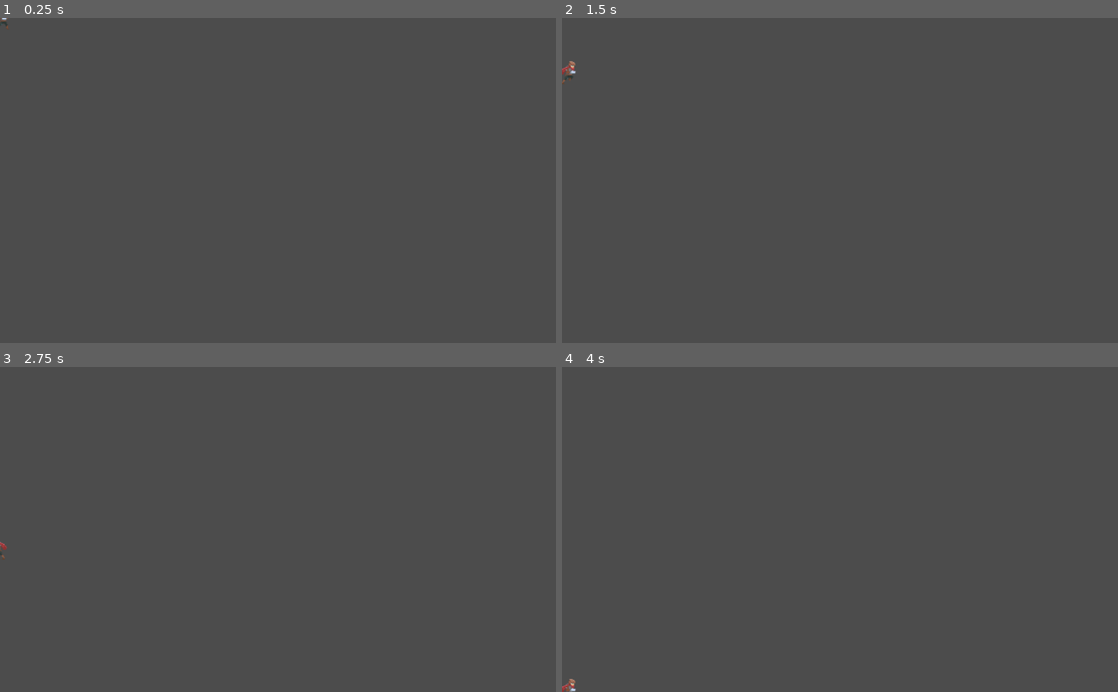
Above: before the commit, frames 1-4 (two rows, left to right).
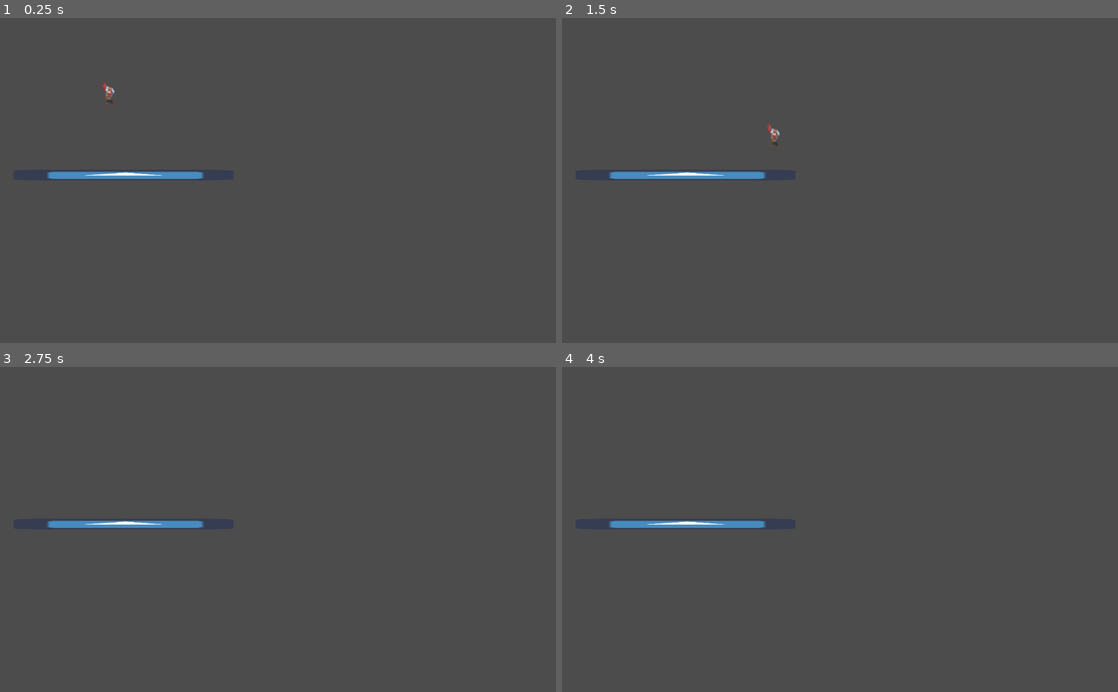
Above: after the commit, the same moments.

Repository: ztd12/GodotGrapple
Game: Godot game, scene res://Scenes/Main.tscn
Two runs of this game, one before a commit and one after it. Both use one fixed random seed, a clock stepped at 60 frames per second and the inputs below. Before the commit the project starts from res://Player.tscn. The engine's default icon, where the game draws it, is replaced by a stand-in: a white triangle on a blue panel in a dark square.
Inputs:
- Up to frame 1 (0.25 s): no input
- Up to frame 2 (1.5 s): hold Space (attack) 0.53-1.28 s; hold D (move_right) from 0.53 s (still down); tap W (jump) at 0.77, 0.8, 1.07, 1.35 s
- Up to frame 3 (2.75 s): tap W (jump) at 1.52, 1.82, 2.3 s; tap Space (attack) at 1.55 s; release D (move_right) at 2.03 s; hold A (move_left) from 2.03 s (still down); hold Space (attack) from 2.03 s (still down)
- Up to frame 4 (4 s): release A (move_left) at 2.78 s; release Space (attack) at 2.78 s; hold D (move_right) from 2.78 s (still down); tap Space (attack) at 2.85 s; tap W (jump) at 3.02, 3.32 s; hold W (jump) from 3.53 s (still down)

The runs differ from the first frame. In frame 1, 0.7% of the frame differs, in the area x 0-37%, y 0-50%; in frame 2, 0.8%, in the area x 0-40%, y 13-50%; in frame 3, 0.7%; in frame 4, 0.7%.

Commit message:
Player Movement V1
Still trying to implement some extra features

Diff:
--- a/Main.tscn
+++ /dev/null
@@ -1,6 +0,0 @@
-[gd_scene load_steps=2 format=2]
-
-[ext_resource path="res://deletethislater.gd" type="Script" id=1]
-
-[node name="Main" type="Node"]
-script = ExtResource( 1 )
--- a/Player.gd
+++ /dev/null
@@ -1,40 +0,0 @@
-extends RigidBody2D
-
-
-# Declare member variables here. Examples:
-export var speed = 400
-var screen_size
-
-
-# Called when the node enters the scene tree for the first time.
-func _ready():
-	screen_size = get_viewport_rect().size
-
-
-
-# Called every frame. 'delta' is the elapsed time since the previous frame.
-func _process(delta):
-	var velocity = Vector2.ZERO
-	if Input.is_action_pressed("move_right"):
-		velocity.x += 1
-	if Input.is_action_pressed("move_left"):
-		velocity.x -= 1
-	if Input.is_action_pressed("jump"):
-		$AnimatedSprite.animation = "jump"
-	if Input.is_action_pressed("attack"):
-		$AnimatedSprite.animation = "fight"
-
-	if velocity.length() > 0:
-		velocity = velocity.normalized() *speed
-		$AnimatedSprite.play()
-	else:
-		$AnimatedSprite.stop()
-
-	position += velocity * delta
-	position.x = clamp(position.x, 0, screen_size.x)
-	position.y = clamp(position.y, 0, screen_size.y)
-
-	if velocity.x != 0:
-		$AnimatedSprite.animation = "run"
-		$AnimatedSprite.flip_v = false
-		$AnimatedSprite.flip_h = velocity.x < 0
--- a/Player.tscn
+++ /dev/null
@@ -1,73 +0,0 @@
-[gd_scene load_steps=29 format=2]
-
-[ext_resource path="res://art/Individual Sprites/adventurer-attack1-00.png" type="Texture" id=1]
-[ext_resource path="res://art/Individual Sprites/adventurer-hurt-02.png" type="Texture" id=2]
-[ext_resource path="res://art/Individual Sprites/adventurer-hurt-00.png" type="Texture" id=3]
-[ext_resource path="res://art/Individual Sprites/adventurer-die-03.png" type="Texture" id=4]
-[ext_resource path="res://art/Individual Sprites/adventurer-die-05.png" type="Texture" id=5]
-[ext_resource path="res://art/Individual Sprites/adventurer-hurt-01.png" type="Texture" id=6]
-[ext_resource path="res://art/Individual Sprites/adventurer-die-06.png" type="Texture" id=7]
-[ext_resource path="res://art/Individual Sprites/adventurer-die-04.png" type="Texture" id=8]
-[ext_resource path="res://art/Individual Sprites/adventurer-jump-02.png" type="Texture" id=9]
-[ext_resource path="res://art/Individual Sprites/adventurer-run-05.png" type="Texture" id=10]
-[ext_resource path="res://art/Individual Sprites/adventurer-die-00.png" type="Texture" id=11]
-[ext_resource path="res://art/Individual Sprites/adventurer-die-01.png" type="Texture" id=12]
-[ext_resource path="res://art/Individual Sprites/adventurer-die-02.png" type="Texture" id=13]
-[ext_resource path="res://art/Individual Sprites/adventurer-attack1-04.png" type="Texture" id=14]
-[ext_resource path="res://art/Individual Sprites/adventurer-run-00.png" type="Texture" id=15]
-[ext_resource path="res://art/Individual Sprites/adventurer-jump-03.png" type="Texture" id=16]
-[ext_resource path="res://art/Individual Sprites/adventurer-run-01.png" type="Texture" id=17]
-[ext_resource path="res://art/Individual Sprites/adventurer-attack1-03.png" type="Texture" id=18]
-[ext_resource path="res://art/Individual Sprites/adventurer-jump-01.png" type="Texture" id=19]
-[ext_resource path="res://art/Individual Sprites/adventurer-attack1-01.png" type="Texture" id=20]
-[ext_resource path="res://art/Individual Sprites/adventurer-run-02.png" type="Texture" id=21]
-[ext_resource path="res://art/Individual Sprites/adventurer-attack1-02.png" type="Texture" id=22]
-[ext_resource path="res://art/Individual Sprites/adventurer-run-03.png" type="Texture" id=23]
-[ext_resource path="res://art/Individual Sprites/adventurer-run-04.png" type="Texture" id=24]
-[ext_resource path="res://art/Individual Sprites/adventurer-jump-00.png" type="Texture" id=25]
-[ext_resource path="res://Player.gd" type="Script" id=26]
-
-[sub_resource type="CapsuleShape2D" id=2]
-radius = 23.0
-height = 0.0
-
-[sub_resource type="SpriteFrames" id=1]
-animations = [ {
-"frames": [ ExtResource( 11 ), ExtResource( 12 ), ExtResource( 13 ), ExtResource( 4 ), ExtResource( 8 ), ExtResource( 5 ), ExtResource( 7 ) ],
-"loop": true,
-"name": "die",
-"speed": 5.0
-}, {
-"frames": [ ExtResource( 1 ), ExtResource( 20 ), ExtResource( 22 ), ExtResource( 18 ), ExtResource( 14 ) ],
-"loop": true,
-"name": "fight",
-"speed": 5.0
-}, {
-"frames": [ ExtResource( 3 ), ExtResource( 6 ), ExtResource( 2 ) ],
-"loop": true,
-"name": "hurt",
-"speed": 5.0
-}, {
-"frames": [ ExtResource( 25 ), ExtResource( 19 ), ExtResource( 9 ), ExtResource( 16 ) ],
-"loop": true,
-"name": "jump",
-"speed": 5.0
-}, {
-"frames": [ ExtResource( 15 ), ExtResource( 17 ), ExtResource( 21 ), ExtResource( 23 ), ExtResource( 24 ), ExtResource( 10 ) ],
-"loop": true,
-"name": "run",
-"speed": 5.0
-} ]
-
-[node name="Player" type="RigidBody2D"]
-script = ExtResource( 26 )
-
-[node name="CollisionShape2D" type="CollisionShape2D" parent="."]
-shape = SubResource( 2 )
-
-[node name="AnimatedSprite" type="AnimatedSprite" parent="."]
-position = Vector2( 1, -8 )
-scale = Vector2( 1.5, 1.5 )
-frames = SubResource( 1 )
-animation = "run"
-frame = 1
--- /dev/null
+++ b/Scenes/Main.tscn
@@ -0,0 +1,24 @@
+[gd_scene load_steps=4 format=2]
+
+[ext_resource path="res://icon.png" type="Texture" id=1]
+[ext_resource path="res://Scenes/Player.tscn" type="PackedScene" id=2]
+
+[sub_resource type="RectangleShape2D" id=1]
+extents = Vector2( 198.75, 9 )
+
+[node name="Main" type="Node2D"]
+
+[node name="Player" parent="." instance=ExtResource( 2 )]
+position = Vector2( 196, 69 )
+motion/sync_to_physics = false
+
+[node name="StaticBody2D" type="StaticBody2D" parent="."]
+
+[node name="Sprite" type="Sprite" parent="StaticBody2D"]
+position = Vector2( 227.75, 290 )
+scale = Vector2( 6.32031, 0.304687 )
+texture = ExtResource( 1 )
+
+[node name="CollisionShape2D" type="CollisionShape2D" parent="StaticBody2D"]
+position = Vector2( 230.25, 289 )
+shape = SubResource( 1 )
--- /dev/null
+++ b/Scenes/Player.tscn
@@ -0,0 +1,128 @@
+[gd_scene load_steps=49 format=2]
+
+[ext_resource path="res://Art/Individual Sprites/adventurer-attack2-03.png" type="Texture" id=1]
+[ext_resource path="res://art/Individual Sprites/adventurer-hurt-02.png" type="Texture" id=2]
+[ext_resource path="res://art/Individual Sprites/adventurer-hurt-00.png" type="Texture" id=3]
+[ext_resource path="res://art/Individual Sprites/adventurer-die-03.png" type="Texture" id=4]
+[ext_resource path="res://art/Individual Sprites/adventurer-die-05.png" type="Texture" id=5]
+[ext_resource path="res://art/Individual Sprites/adventurer-hurt-01.png" type="Texture" id=6]
+[ext_resource path="res://art/Individual Sprites/adventurer-die-06.png" type="Texture" id=7]
+[ext_resource path="res://art/Individual Sprites/adventurer-die-04.png" type="Texture" id=8]
+[ext_resource path="res://art/Individual Sprites/adventurer-jump-02.png" type="Texture" id=9]
+[ext_resource path="res://art/Individual Sprites/adventurer-run-05.png" type="Texture" id=10]
+[ext_resource path="res://art/Individual Sprites/adventurer-die-00.png" type="Texture" id=11]
+[ext_resource path="res://art/Individual Sprites/adventurer-die-01.png" type="Texture" id=12]
+[ext_resource path="res://art/Individual Sprites/adventurer-die-02.png" type="Texture" id=13]
+[ext_resource path="res://Art/Individual Sprites/adventurer-attack2-05.png" type="Texture" id=14]
+[ext_resource path="res://art/Individual Sprites/adventurer-run-00.png" type="Texture" id=15]
+[ext_resource path="res://art/Individual Sprites/adventurer-jump-03.png" type="Texture" id=16]
+[ext_resource path="res://art/Individual Sprites/adventurer-run-01.png" type="Texture" id=17]
+[ext_resource path="res://Art/Individual Sprites/adventurer-attack2-04.png" type="Texture" id=18]
+[ext_resource path="res://art/Individual Sprites/adventurer-jump-01.png" type="Texture" id=19]
+[ext_resource path="res://Art/Individual Sprites/adventurer-attack2-00.png" type="Texture" id=20]
+[ext_resource path="res://art/Individual Sprites/adventurer-run-02.png" type="Texture" id=21]
+[ext_resource path="res://Art/Individual Sprites/adventurer-attack2-01.png" type="Texture" id=22]
+[ext_resource path="res://art/Individual Sprites/adventurer-run-03.png" type="Texture" id=23]
+[ext_resource path="res://art/Individual Sprites/adventurer-run-04.png" type="Texture" id=24]
+[ext_resource path="res://art/Individual Sprites/adventurer-jump-00.png" type="Texture" id=25]
+[ext_resource path="res://Scripts/Player.gd" type="Script" id=26]
+[ext_resource path="res://Art/Individual Sprites/adventurer-idle-2-03.png" type="Texture" id=27]
+[ext_resource path="res://Art/Individual Sprites/adventurer-idle-2-01.png" type="Texture" id=28]
+[ext_resource path="res://Art/Individual Sprites/adventurer-idle-2-02.png" type="Texture" id=29]
+[ext_resource path="res://Art/Individual Sprites/adventurer-fall-00.png" type="Texture" id=30]
+[ext_resource path="res://Art/Individual Sprites/adventurer-fall-01.png" type="Texture" id=31]
+[ext_resource path="res://Art/Individual Sprites/adventurer-crouch-00.png" type="Texture" id=32]
+[ext_resource path="res://Art/Individual Sprites/adventurer-crouch-01.png" type="Texture" id=33]
+[ext_resource path="res://Art/Individual Sprites/adventurer-crouch-02.png" type="Texture" id=34]
+[ext_resource path="res://Art/Individual Sprites/adventurer-crouch-03.png" type="Texture" id=35]
+[ext_resource path="res://Art/Individual Sprites/adventurer-idle-2-00.png" type="Texture" id=36]
+[ext_resource path="res://Art/Individual Sprites/adventurer-attack2-02.png" type="Texture" id=37]
+[ext_resource path="res://Art/Individual Sprites/adventurer-slide-01.png" type="Texture" id=38]
+[ext_resource path="res://Art/Individual Sprites/adventurer-stand-00.png" type="Texture" id=39]
+[ext_resource path="res://Art/Individual Sprites/adventurer-smrslt-02.png" type="Texture" id=40]
+[ext_resource path="res://Art/Individual Sprites/adventurer-smrslt-01.png" type="Texture" id=41]
+[ext_resource path="res://Art/Individual Sprites/adventurer-smrslt-00.png" type="Texture" id=42]
+[ext_resource path="res://Art/Individual Sprites/adventurer-stand-02.png" type="Texture" id=43]
+[ext_resource path="res://Art/Individual Sprites/adventurer-slide-00.png" type="Texture" id=44]
+[ext_resource path="res://Art/Individual Sprites/adventurer-stand-01.png" type="Texture" id=45]
+[ext_resource path="res://Art/Individual Sprites/adventurer-smrslt-03.png" type="Texture" id=46]
+
+[sub_resource type="RectangleShape2D" id=2]
+extents = Vector2( 11, 21.5 )
+
+[sub_resource type="SpriteFrames" id=1]
+animations = [ {
+"frames": [ ExtResource( 32 ), ExtResource( 33 ), ExtResource( 34 ), ExtResource( 35 ) ],
+"loop": true,
+"name": "crouch",
+"speed": 5.0
+}, {
+"frames": [ ExtResource( 11 ), ExtResource( 12 ), ExtResource( 13 ), ExtResource( 4 ), ExtResource( 8 ), ExtResource( 5 ), ExtResource( 7 ) ],
+"loop": false,
+"name": "die",
+"speed": 5.0
+}, {
+"frames": [ ExtResource( 42 ), ExtResource( 41 ), ExtResource( 40 ), ExtResource( 46 ) ],
+"loop": false,
+"name": "dodge",
+"speed": 5.0
+}, {
+"frames": [ ExtResource( 30 ), ExtResource( 31 ) ],
+"loop": true,
+"name": "fall",
+"speed": 5.0
+}, {
+"frames": [ ExtResource( 20 ), ExtResource( 22 ), ExtResource( 37 ), ExtResource( 1 ), ExtResource( 18 ), ExtResource( 14 ) ],
+"loop": false,
+"name": "fight",
+"speed": 20.0
+}, {
+"frames": [ ExtResource( 3 ), ExtResource( 6 ), ExtResource( 2 ) ],
+"loop": false,
+"name": "hurt",
+"speed": 5.0
+}, {
+"frames": [ ExtResource( 36 ), ExtResource( 28 ), ExtResource( 29 ), ExtResource( 27 ) ],
+"loop": true,
+"name": "idle",
+"speed": 5.0
+}, {
+"frames": [ ExtResource( 25 ), ExtResource( 19 ), ExtResource( 9 ), ExtResource( 16 ) ],
+"loop": false,
+"name": "jump",
+"speed": 5.0
+}, {
+"frames": [ ExtResource( 15 ), ExtResource( 17 ), ExtResource( 21 ), ExtResource( 23 ), ExtResource( 24 ), ExtResource( 10 ) ],
+"loop": true,
+"name": "run",
+"speed": 5.0
+}, {
+"frames": [ ExtResource( 44 ), ExtResource( 38 ) ],
+"loop": true,
+"name": "slide",
+"speed": 5.0
+}, {
+"frames": [ ExtResource( 39 ), ExtResource( 45 ), ExtResource( 43 ) ],
+"loop": false,
+"name": "slide-to-stand",
+"speed": 5.0
+} ]
+
+[node name="Player" type="KinematicBody2D"]
+motion/sync_to_physics = true
+script = ExtResource( 26 )
+__meta__ = {
+"_edit_group_": true
+}
+
+[node name="CollisionShape2D" type="CollisionShape2D" parent="."]
+position = Vector2( 0, -3.5 )
+shape = SubResource( 2 )
+
+[node name="AnimatedSprite" type="AnimatedSprite" parent="."]
+position = Vector2( 1, -8.125 )
+scale = Vector2( 1.5, 1.50676 )
+frames = SubResource( 1 )
+animation = "slide-to-stand"
+frame = 2
+playing = true
--- /dev/null
+++ b/Scripts/Player.gd
@@ -0,0 +1,113 @@
+extends KinematicBody2D
+
+#2D Movement in Godot in Only 4 Minutes
+
+#if we add crouch and slide, we can change from crouch hitbox by using $crouch_hitbox.disabled() = true
+
+const UP_DIRECTION := Vector2.UP
+
+export var speed := 200.0
+export var jump_strength := 600.0
+export var maximum_jumps := 2
+export var double_jump_strength := 600.0
+export var gravity := 2500.0
+
+var _jumps_made := 0
+var _velocity := Vector2.ZERO
+
+func _physics_process(delta: float) -> void:
+	var _horizontal_direction = (
+		Input.get_action_strength("move_right")
+		- Input.get_action_strength("move_left")
+	)
+
+	_velocity.x = _horizontal_direction * speed
+	_velocity.y += gravity * delta
+
+	var is_attacking := Input.is_action_just_pressed("attack")
+	var is_falling := _velocity.y > 0.0 and not is_on_floor()
+	var is_jumping := Input.is_action_just_pressed("jump") and is_on_floor()
+	var is_double_jumping := Input.is_action_just_pressed("jump") and is_falling
+	var is_jump_cancelled := Input.is_action_just_released("jump") and _velocity.y < 0.0
+	var is_idling := is_on_floor() and is_zero_approx(_velocity.x)
+	var is_running := is_on_floor() and not is_zero_approx(_velocity.x)
+	#TODO var is_hurt
+	#TODO var is_dodging
+	#TODO var is_crouching
+	#TODO var is_dead
+	#TODO var is_grappling
+	#maybe TODO: var is_sliding, var is_slide_to_stand
+
+	if is_jumping:
+		_jumps_made += 1
+		_velocity.y = -jump_strength
+	elif is_double_jumping:
+		_jumps_made += 1
+		if _jumps_made <= maximum_jumps:
+			_velocity.y = -double_jump_strength
+	elif is_jump_cancelled:
+		_velocity.y = 0.0
+	elif is_idling or is_running:
+		_jumps_made = 0
+
+
+	_velocity = move_and_slide(
+		_velocity,
+		UP_DIRECTION
+		)
+
+	#flip whatever animation is playing based on direciton
+	if not is_zero_approx(_velocity.x):
+		if sign(_velocity.x) < 0:
+			$AnimatedSprite.flip_h = true
+		else:
+			$AnimatedSprite.flip_h = false
+
+
+	#play correct animation
+	if is_attacking:
+		$AnimatedSprite.play("fight")
+
+	if is_jumping or is_double_jumping:
+		if $AnimatedSprite.animation == "fight" and $AnimatedSprite.is_playing():
+			yield($AnimatedSprite, "animation_finished")
+			$AnimatedSprite.play("jump")
+		else:
+			$AnimatedSprite.play("jump")
+	elif is_running:
+		if $AnimatedSprite.animation == "fight" and $AnimatedSprite.is_playing():
+			yield($AnimatedSprite, "animation_finished")
+			$AnimatedSprite.play("run")
+		else:
+			$AnimatedSprite.play("run")
+	elif is_falling:
+		if $AnimatedSprite.animation == "fight" and $AnimatedSprite.is_playing():
+			yield($AnimatedSprite, "animation_finished")
+			$AnimatedSprite.play("fall")
+		else:
+			$AnimatedSprite.play("fall")
+	elif is_idling:
+		if $AnimatedSprite.animation == "fight" and $AnimatedSprite.is_playing():
+			yield($AnimatedSprite, "animation_finished")
+			$AnimatedSprite.play("idle")
+		else:
+			$AnimatedSprite.play("idle")
+
+
+
+	"""
+	if is_jumping or is_double_jumping:
+		$AnimatedSprite.play("jump")
+	elif is_running:
+		$AnimatedSprite.play("run")
+	elif is_attacking:
+		$AnimatedSprite.play("fight")
+	elif is_falling:
+		$AnimatedSprite.play("fall")
+	elif is_idling:
+		if $AnimatedSprite.animation == "fight" and $AnimatedSprite.is_playing():
+			yield($AnimatedSprite, "animation_finished")
+			$AnimatedSprite.play("idle")
+		else:
+			$AnimatedSprite.play("idle")
+	"""
--- a/project.godot
+++ b/project.godot
@@ -11,7 +11,7 @@
 [application]
 
 config/name="GRAPPLE"
-run/main_scene="res://Player.tscn"
+run/main_scene="res://Scenes/Main.tscn"
 config/icon="res://icon.png"
 
 [gui]
Not shown, changed: art/Individual Sprites/adventurer-attack1-00.png.import
Not shown, changed: art/Individual Sprites/adventurer-attack1-01.png.import
Not shown, changed: art/Individual Sprites/adventurer-attack1-02.png.import
Not shown, changed: art/Individual Sprites/adventurer-attack1-03.png.import
Not shown, changed: art/Individual Sprites/adventurer-attack1-04.png.import
Not shown, changed: art/Individual Sprites/adventurer-attack2-00.png.import
Not shown, changed: art/Individual Sprites/adventurer-attack2-01.png.import
Not shown, changed: art/Individual Sprites/adventurer-attack2-02.png.import
Not shown, changed: art/Individual Sprites/adventurer-attack2-03.png.import
Not shown, changed: art/Individual Sprites/adventurer-attack2-04.png.import
Not shown, changed: art/Individual Sprites/adventurer-attack2-05.png.import
Not shown, changed: art/Individual Sprites/adventurer-attack3-00.png.import
(and 61 more such lines)
